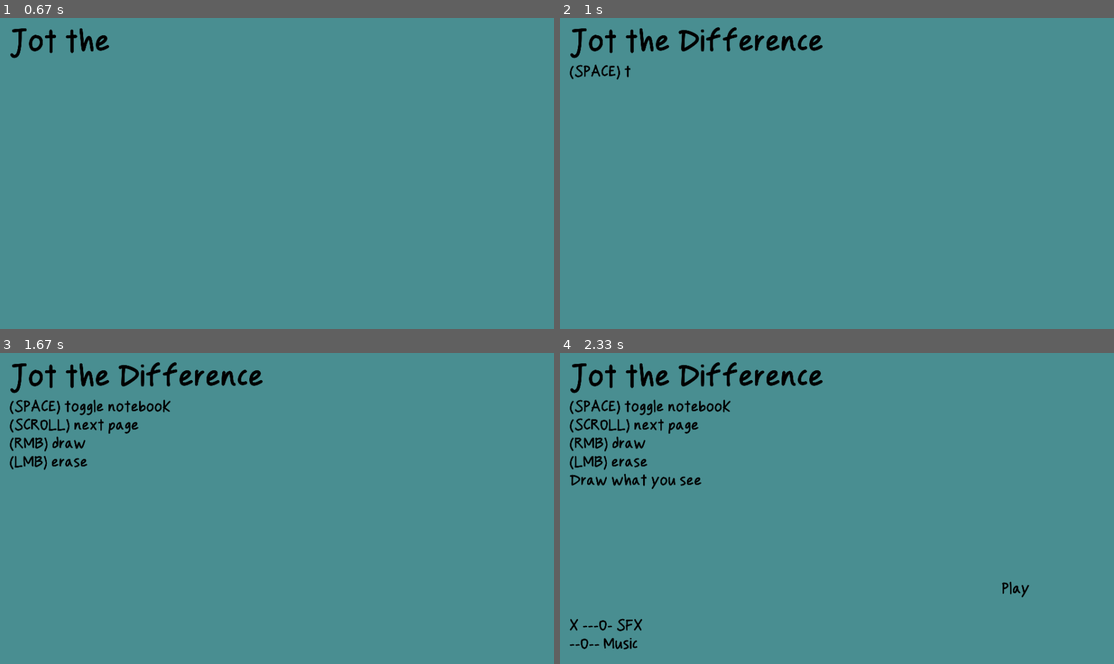
Above: before the commit, frames 1-4 (two rows, left to right).
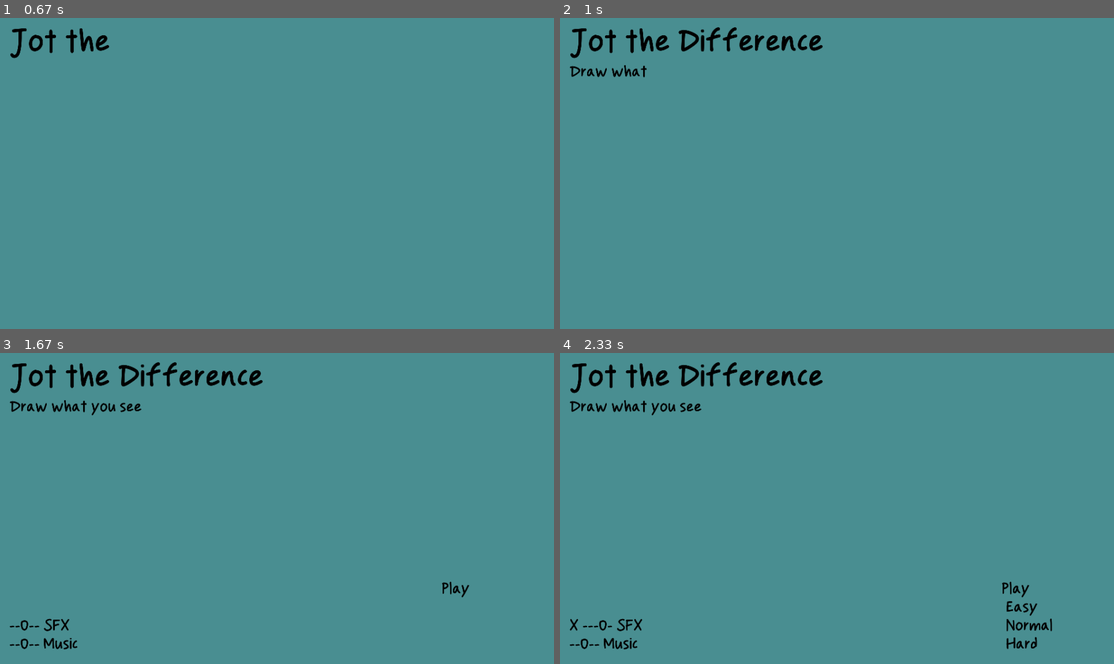
Above: after the commit, the same moments.

Repository: DanteGraet/paperAndPencil-garbageJam8
Game: LÖVE game, started from main.lua
Two runs of this game, one before a commit and one after it. Both use one fixed random seed, a clock stepped at 60 frames per second and the inputs below.
Inputs (mouse positions are in pixels of both pictures, inside the frame that each line leads up to):
- Up to frame 1 (0.67 s): tap Space at 0.33 s
- Up to frame 2 (1 s): click (665, 248) at 0.72 s
- Up to frame 3 (1.67 s): press the mouse at (49, 642) at 1.03 s; move the mouse to (105, 552) at 1.13 s; release the mouse at (160, 458) at 1.27 s; press the mouse at (49, 642) at 1.37 s; move the mouse to (155, 632) at 1.47 s; release the mouse at (265, 620) at 1.6 s
- Up to frame 4 (2.33 s): press the mouse at (609, 642) at 1.7 s; move the mouse to (787, 536) at 1.8 s; release the mouse at (958, 430) at 1.93 s; click (604, 626) at 2.05 s, where only the run after the commit has a clickable "--O-- SFX"

Frame 1 is identical in both runs. In frame 2, 0.3% of the frame differs, in the area x 1-16%, y 15-20%; in frame 3, 1.9%; in frame 4, 2.2%, in the area x 1-89%, y 15-96%.

Commit message:
Various changes
- Cranked the text collider size
- Moved instructions to gallery
- Arrows are "clickable"
    - You can also click bottom of the clock to skip
- Should be able to add more difficulties easy-eri-sh
- less blanks in grid
- "City" level

Diff:
--- a/code/gamestate/titleScreen/text.lua
+++ b/code/gamestate/titleScreen/text.lua
@@ -21,7 +21,7 @@
 local function toggleSettings(setting)
     settings[setting] = (settings[setting] + 1) % 5
 
-    textList[(setting == "music" and 7) or 8].text = string.rep("-", settings[setting]) .. "O" .. string.rep("-", 4 - settings[setting]) .. " " .. setting:gsub("^%l", string.upper)
+    textList[(setting == "music" and 3) or 4].text = string.rep("-", settings[setting]) .. "O" .. string.rep("-", 4 - settings[setting]) .. " " .. setting:gsub("^%l", string.upper)
 end
 
 
@@ -31,24 +31,24 @@
             x = 32, y = 32, size = 128, interact = false, speed = 0.05,
             text = "Jot the Difference"
         },
+        -- {
+        --     x = 32, y = 32+128, size = 64, interact = false, speed = 0.03,
+        --     text = "(SPACE) toggle notebook"
+        -- },
+        -- {
+        --     x = 32, y = 32+128*1.5, size = 64, interact = false, speed = 0.01,
+        --     text = "(SCROLL) next page"
+        -- },
+        -- {
+        --     x = 32, y = 32+128*2, size = 64, interact = false, speed = 0.01,
+        --     text = "(RMB) draw"
+        -- },
+        -- {
+        --     x = 32, y = 32+128*2.5, size = 64, interact = false, speed = 0.01,
+        --     text = "(LMB) erase"
+        -- },
         {
-            x = 32, y = 32+128, size = 64, interact = false, speed = 0.03,
-            text = "(SPACE) toggle notebook"
-        },
-        {
-            x = 32, y = 32+128*1.5, size = 64, interact = false, speed = 0.01,
-            text = "(SCROLL) next page"
-        },
-        {
-            x = 32, y = 32+128*2, size = 64, interact = false, speed = 0.01,
-            text = "(RMB) draw"
-        },
-        {
-            x = 32, y = 32+128*2.5, size = 64, interact = false, speed = 0.01,
-            text = "(LMB) erase"
-        },
-        {
-            x = 32, y = 32+128*3, size = 64, interact = false, speed = 0.03,
+            x = 32, y = --[[32+128*3]] 32+128, size = 64, interact = false, speed = 0.03,
             text = "Draw what you see"
         },
 
@@ -101,7 +101,7 @@
             local width = font:getWidth(t.text .. "   .")
             local height = font:getHeight(t.text)
 
-            t.collider = RectangularCollider:new(t.x, t.y, width, height *0.7)
+            t.collider = RectangularCollider:new(t.x, t.y, width, height *0.9)
         end
     end
 end
@@ -120,7 +120,7 @@
         timer = timer + textList[linesToDraw].speed
 
         if charToDraw > #current and isNotebookOpen == false then
-            timer = timer + textList[linesToDraw].speed * 25
+            timer = timer + textList[linesToDraw].speed * 15
             linesToDraw = linesToDraw + 1
             charToDraw = 0
         end
--- a/code/globals.lua
+++ b/code/globals.lua
@@ -11,11 +11,11 @@
 }
 
 -- load highscores & settings
-highscores = "-------"
+highscores = string.rep("-", #difficultyScale)
 
 local i = 1
 if love.filesystem.getDirectoryItems("hiscore.jt") then    -- yes it's just a lua file
-    highscores = love.filesystem.read("hiscore.jt") or "-------"
+    highscores = love.filesystem.read("hiscore.jt") or string.rep("-", #difficultyScale)
 end
 
 
--- a/globalObject/gallery.lua
+++ b/globalObject/gallery.lua
@@ -65,6 +65,10 @@
     obj.timeScale = timeScale or 1
     obj.difficulty = difficulty
 
+    obj.nextCollider = RectangularCollider(65 + 1500 - 10, 65 + 5*(125+35), 305, 145)
+
+    --photo.x + 1500 -10, photo.y + 5*(125+35) + 10
+
     setmetatable(obj, {
         __index = Gallery,
     })
@@ -214,6 +218,10 @@
         if self.pictures[self.currentPhoto] then
             self.pictures[self.currentPhoto]:addToFinds(x, y)
         end
+    end
+
+    if self.nextCollider:checkCollision(camera:translatePosition(x, y)) then
+        self:nextPhoto()
     end
 end
 
@@ -261,6 +269,9 @@
 
 -- Holey Spaghetti Imma forghetti how this works
 function Gallery:draw()
+    local nextScale = (self.nextCollider:checkCollision(camera:translatePosition(love.mouse.getPosition())) and 1.2) or 1
+    if love.mouse.isDown(1) and nextScale == 1.2 then  nextScale = 0.9 end
+
     local clockToDraw = math.floor((timer*5) % 2) + 1
 
     for i = math.floor(self.visualPhoto), math.ceil(self.visualPhoto) do
@@ -292,26 +303,41 @@
                 love.graphics.setColor(0+c, 0, 0)
                 love.graphics.draw(clockImages.clock[clockToDraw], photo.x + 1400+100 + ox, 1030 - 367 + oy)
                 love.graphics.draw(clockImages.hand[clockToDraw], photo.x +305/2 + 1400+100 +ox, 1030 - 367+214.5+oy, angle, 1, 1, 305/2, 214.5)
+
+                love.graphics.setColor(0, 0, 0)
+                fontManager.set("handwriting", 128)
+                love.graphics.printf(i .. "/" .. #self.pictures, photo.x - 65*2, 65, 1920, "right")
+
+                fontManager.set("handwriting", 38)
+                love.graphics.printf("Toggle notebook (SPACE)", photo.x - 65*2, 65 + 100, 1920, "right")
+                love.graphics.printf("Next page (SCROLL)", photo.x - 65*2, 65 + 100 + 38, 1920, "right")
+                love.graphics.printf("Draw (LMB)", photo.x - 65*2, 65 + 100+38*2, 1920, "right")
+                love.graphics.printf("Erase (RMB)", photo.x - 65*2, 65 + 100+38*3, 1920, "right")
+
                 love.graphics.setColor(1, 1, 1)
+
 
             elseif phase == "spotting" then
                 photo:drawWithScaleBonus()
 
                 photo:drawFinds(2, photo.x + 1500, photo.y)
-                love.graphics.draw(nextImages[clockToDraw], photo.x + 1500 -10, photo.y + 5*(125+35) + 10)
+                local img = nextImages[clockToDraw]
+                love.graphics.draw(img, photo.x + 1500 -10 + img:getWidth()/2, photo.y + 5*(125+35) + 10 + img:getHeight()/2, 0, nextScale, nextScale, img:getWidth()/2, img:getHeight()/2)
             end
         else
             if i == #self.pictures + 1 and i == math.ceil(self.visualPhoto) and  phase == "spotting" then
                 local sine = tweens.sineInOut(self.visualPhoto - self.currentPhoto)
                 self:displayScore(1920 * sine)
                 love.graphics.setColor(1, 1, 1)
-                love.graphics.draw(nextImages[clockToDraw], 65 + 1500 -10 + 1920 * sine, 65 + 5*(125+35) + 10)
+                local img = nextImages[clockToDraw]
+                love.graphics.draw(nextImages[clockToDraw], 65 + 1500 -10 + 1920 * sine+ img:getWidth()/2, 65 + 5*(125+35) + 10+ img:getHeight()/2, 0, nextScale, nextScale, img:getWidth()/2, img:getHeight()/2)
 
             elseif i == #self.pictures + 2 and phase == "spotting" then
                 local sine = tweens.sineInOut(self.visualPhoto - self.currentPhoto)
                 love.graphics.translate(1920 * sine, 0)
 
-                love.graphics.draw(nextImages[clockToDraw], 65 + 1500 -10 - 1920, 65 + 5*(125+35) + 10)
+                local img = nextImages[clockToDraw]
+                love.graphics.draw(nextImages[clockToDraw], 65 + 1500 -10 - 1920+ img:getWidth()/2, 65 + 5*(125+35) + 10+ img:getHeight()/2, 0, nextScale, nextScale, img:getWidth()/2, img:getHeight()/2)
                 self:displayScore(-1920)
                 tut.draw(false)
 
--- a/globalObject/objectBase.lua
+++ b/globalObject/objectBase.lua
@@ -55,6 +55,9 @@
 
 
 function ObjectBase:draw(imageNo, scaleBonus)
+    if self.variant == "blank" then
+        return
+    end
     local image = self.images[imageNo or 1]
 
     love.graphics.setColor(self.colour or {1,1,1})
--- /dev/null
+++ b/object/building/building.lua
@@ -0,0 +1,75 @@
+local variants = {
+    "a", "b",
+    "c", "e",
+    "d", "f",
+}
+
+local colours = {
+    {147/255, 75/255, 60/255},
+    {213/255, 181/255, 143/255},
+    {171/255, 157/255, 144/255},
+    {229/255, 224/255, 213/255},
+    {129/255, 129/255, 126/255},
+    {96/255, 97/255, 108/255},
+}
+
+local images = {}
+for i = 1, #variants do
+    images[variants[i]] = {
+        love.graphics.newImage("object/building/" .. variants[i] .. "1.png"),
+        love.graphics.newImage("object/building/" .. variants[i] .. "2.png")
+    }
+end
+
+local Building = {}
+Building.__index = Building
+
+setmetatable(Building, {__index = ObjectBase})
+
+
+function Building:new(x, y)
+    local variant = variants[math.random(1, #variants)]
+
+
+    local obj = ObjectBase:new(x, y, images[variant], colour, colliders)
+
+
+    obj.variant = variant
+    obj.type = "Building"
+    obj.colour = colours[math.random(1, #colours)]
+
+    obj.oy = obj.images[1]:getHeight()
+
+    obj.colliders = {RectangularCollider(-obj.ox, -obj.oy, obj.images[1]:getWidth(), obj.images[1]:getHeight())}
+
+    setmetatable(obj, {
+        __index = Building,
+    })
+
+    return obj, extra
+end
+
+
+function Building:permutate()
+    local varIdx = math.random(1, #variants)
+    local newVariant = variants[varIdx]
+
+    if newVariant == self.variant then
+        varIdx = varIdx - 1
+        if varIdx == 0 then varIdx = #variants-1 end -- um no jaraph from varswappin or somethin
+
+        newVariant = variants[varIdx]
+    end
+
+    self.variant = newVariant
+    self.images = images[self.variant]
+    self.oy = self.images[1]:getHeight()
+
+    self.ox = self.images[1]:getWidth()/2
+
+    self.colliders = {RectangularCollider(-self.ox, -self.oy, self.images[1]:getWidth(), self.images[1]:getHeight())}
+
+    self.hasMutated = true
+end
+
+return Building
--- /dev/null
+++ b/object/skyObject/skyObject.lua
@@ -0,0 +1,66 @@
+local variants = {
+    "ca",  "cb",   "cc",        -- clouds
+
+}
+
+local images = {}
+for i = 1, #variants do
+    images[variants[i]] = {
+        love.graphics.newImage("object/skyObject/" .. variants[i] .. "1.png"),
+        love.graphics.newImage("object/skyObject/" .. variants[i] .. "2.png")
+    }
+end
+
+local SkyObject = {}
+SkyObject.__index = SkyObject
+
+setmetatable(SkyObject, {__index = ObjectBase})
+
+
+function SkyObject:new(x, y, var)
+    local variant = var or variants[math.random(1, #variants)]
+
+    local colliders = {
+        ElipticalCollider(0, 0, 324/2, 179/2)
+    }
+
+    local obj = ObjectBase:new(x, y, images[variant], colour, colliders)
+
+
+    obj.variant = variant
+    obj.type = "SkyObject"
+
+    if math.random(1, 10) == 1 then
+        obj.variant = "blank"
+    end
+
+    setmetatable(obj, {
+        __index = SkyObject,
+    })
+
+    return obj
+end
+
+
+function SkyObject:permutate()
+    local varIdx = math.random(1, #variants)
+    local newVariant = variants[varIdx]
+
+    if newVariant == self.variant then
+        varIdx = varIdx - 1
+        if varIdx == 0 then varIdx = #variants-1 end -- um no jaraph from varswappin or somethin
+
+        newVariant = variants[varIdx]
+    end
+
+    self.variant = newVariant
+    self.images = images[self.variant]
+
+    if math.random(1, 10) == 1 then
+        obj.variant = "blank"
+    end
+
+    self.hasMutated = true
+end
+
+return SkyObject
--- /dev/null
+++ b/object/static/static.lua
@@ -0,0 +1,28 @@
+local images = {
+
+}
+
+local Static = {}
+Static.__index = Static
+
+setmetatable(Static, {__index = ObjectBase})
+
+
+function Static:new(x, y, var)
+    local images = {
+        love.graphics.newImage("object/static/" .. var .. "1.png"),
+        love.graphics.newImage("object/static/" .. var .. "2.png")
+    }
+    local obj = ObjectBase:new(x, y, images, colour, nil)
+
+    obj.type = "Static"
+
+    setmetatable(obj, {
+        __index = Static,
+    })
+
+    return obj
+end
+
+
+return Static
--- /dev/null
+++ b/pictures/city.lua
@@ -0,0 +1,85 @@
+local level = {}
+
+-- viewing time in secconds
+level.time = 20
+
+function level.loadObjects()
+    objectManager.flush()
+
+    objectManager.load("object/building/building.lua", "building")
+    objectManager.load("object/skyObject/skyObject.lua", "skyObject")
+
+
+    objectManager.load("object/static/static.lua", "static")
+end
+
+
+function level.generateObjects()
+    local o = {}
+
+    local objectSize = 250
+
+    local x = -100
+    local lastWidth = 0
+    while x < 1400 do
+        --x = x + lastWidth * math.random(0.55, 0.88)
+        x = x + (lastWidth) - math.random(25, 50)
+
+        local obj = objectManager.get("building"):new(x, 700)
+
+        obj.x = obj.x + obj.ox
+
+        local yOffset = math.random(0, 25)
+        obj.y = obj.y + yOffset
+
+        x = x + (obj.ox) - math.random(25, 50)
+
+        lastWidth = obj.ox
+
+        -- Rng used for sorting (higher buildings go towards the end)
+        obj.rng = math.random(obj.oy, obj.oy)
+
+        table.insert(o, obj)
+    end
+
+    table.sort(o, function(a, b) return a.rng > b.rng end)
+
+    table.insert(o, objectManager.get("static"):new(700, 700, "bar"))
+
+    local count = math.random(2, 3)
+    for i = 1, count do
+        local p = (i - 0.5) / (count)
+        local x = (p) * 1200 + 100 + math.random(-100, 100)
+        local y = math.random(100, 250)
+
+        table.insert(o, objectManager.get("skyObject"):new(x, y))
+    end
+
+    return o, {104/255, 171/255, 197/255}
+end
+
+function level.permutate(objects)
+    local changes = {}
+
+    local choices = {}
+    for i = 1,#objects do
+        if objects[i].permutate and objects[i].x > 0 and objects[i].x < 1400 then
+            table.insert(choices, i)
+        end
+    end
+
+    for i = 1, math.min(math.random(3, 5), #choices) do
+        local r = math.random(1, #choices)
+        local obj = objects[choices[r]]
+
+        table.remove(choices, r)
+
+        local change = obj:permutate()
+
+        table.insert(changes, change)
+    end
+
+    return changes
+end
+
+return level
--- a/pictures/grid.lua
+++ b/pictures/grid.lua
@@ -27,7 +27,7 @@
 
             obj.r = math.random(-100, 100)/200
 
-            if math.random(1, 7) == 1 then
+            if math.random(1, 10) == 1 then
                 obj = objectManager.get("empty"):new(-50 + x*250, -25 + y*250, nil, objectSize)
             end
 
--- a/tofdotodo.txt
+++ b/tofdotodo.txt
@@ -48,14 +48,14 @@
 ✅highscore or someting
 
 
-Spot the difference
+✅Spot the difference
     ✅Make objects spawn (save)
     ✅make changes    (and save/mark them)
     ✅identify the changes
-    Add in Next Button
+    ✅Add in Next Button
     ✅Add in Score
 
-Paper & pencil
+✅Paper & pencil
     ✅Open/close canvas
     ✅Draw on canvas (ig points and md for line)
 
@@ -83,7 +83,7 @@
 Good Luck   5       2       1
 
 
-make arrows clicklable*
+✅make arrows clicklable*
 Chess Level
 Wallpapers?
 garbage bins
Binary file added: object/building/a1.png
Binary file added: object/building/a2.png
Binary file added: object/building/b1.png
Binary file added: object/building/b2.png
Binary file added: object/building/c1.png
Binary file added: object/building/c2.png
Binary file added: object/building/d1.png
Binary file added: object/building/d2.png
Binary file added: object/building/e1.png
Binary file added: object/building/e2.png
Binary file added: object/building/f1.png
Binary file added: object/building/f2.png
(and 8 more such lines)
